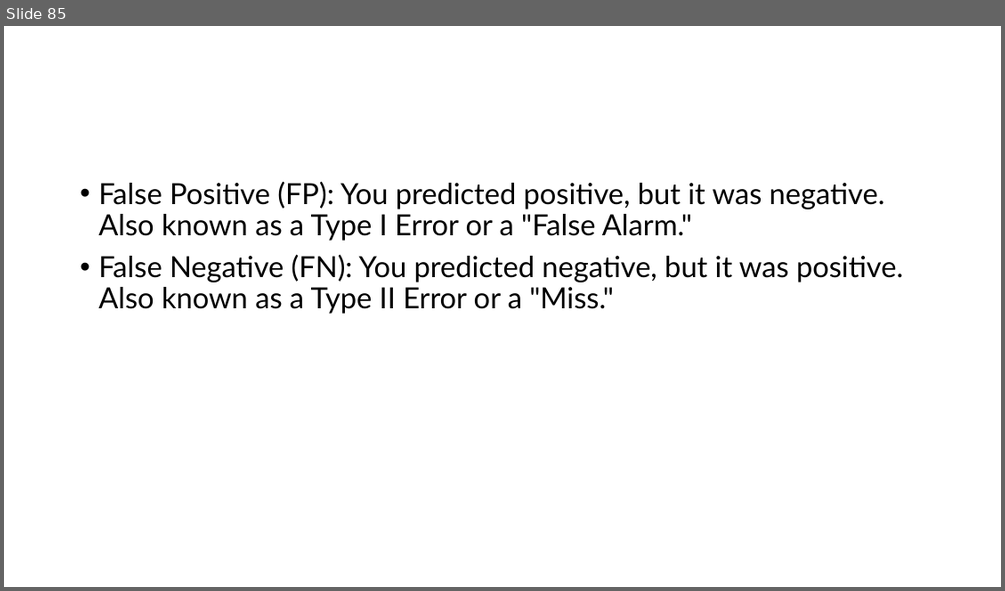
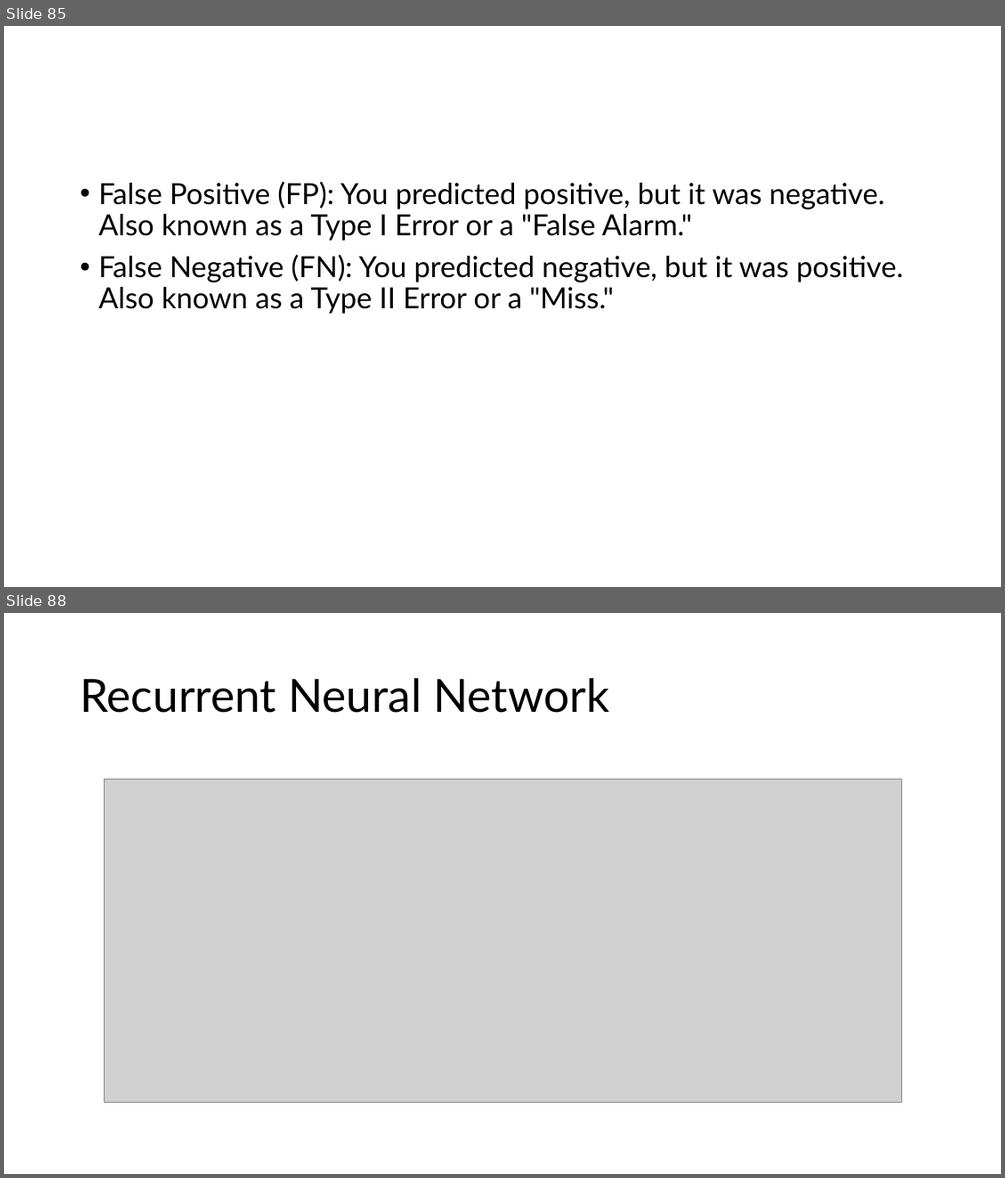
Before and after one commit to sabbirhasaann/ml-lab, a slide deck: NN and ML Lab.pptx. Shown one above the other, each under a label of ours: slide 85 before the commit, slides 85 and 88 after it; the slides between them are not shown. The pictures are 1005x591 and 1005x1178 pixels, drawn with LibreOffice and Linux fonts; fonts in the diff are those of the drawing; grey boxes stand for pictures. Boxes give left, top, right and bottom in pixels: in the first picture for what was removed or moved away, otherwise in the second. Text is boxed around its words. In the diff, an @@ line names an element or a change of style, - is before the commit and + after.

```diff
--- a/NN and ML Lab.pptx
+++ b/NN and ML Lab.pptx
@@ slide 88 added at [4,613,1001,1174], background #FFFFFF @@
@@ title added at [80,678,609,713], 44 pt, text #000000 @@
+Recurrent Neural Network
@@ picture added at [104,779,901,1102] @@
```
Also in this commit, not shown: 6 other slides added.
